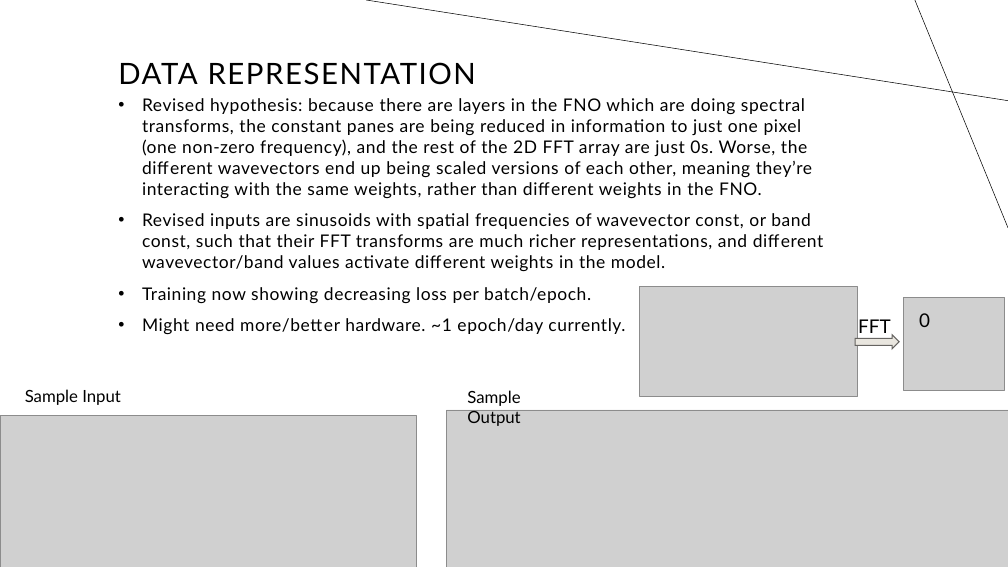
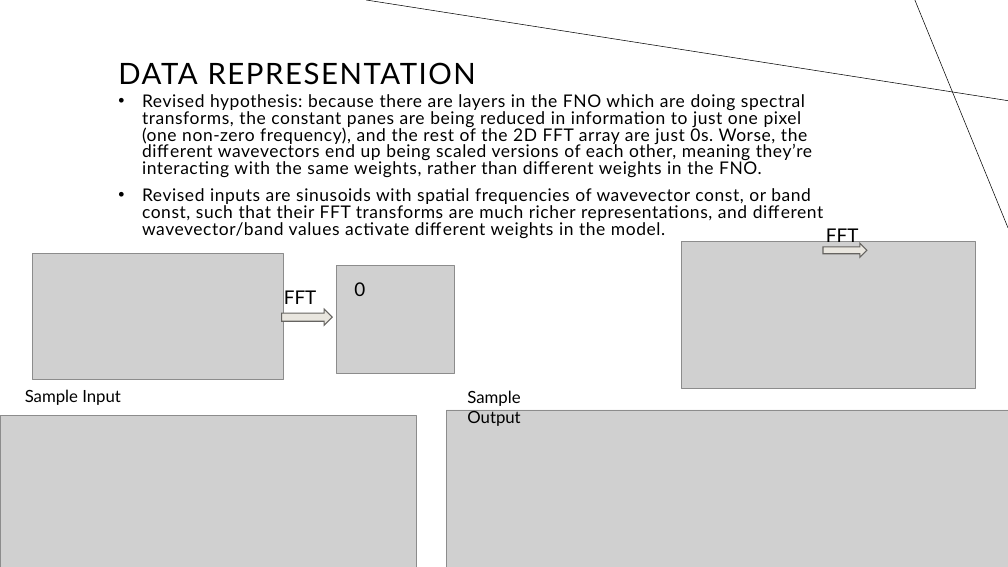
Before and after one commit to trutheresy/NO-2D-Metamaterials, a slide deck: slide 10 of Fourier Neural Operators.pptx. Drawn at 1008x567 pixels with LibreOffice and Linux fonts; fonts in the diff are those of the drawing; grey boxes stand for pictures; background and template pictures are left out. Boxes give left, top, right and bottom in pixels: in the first picture for what was removed or moved away, otherwise in the second. Text is boxed around its words. In the diff, an @@ line names an element or a change of style, - is before the commit and + after.

```diff
--- a/Fourier Neural Operators.pptx
+++ b/Fourier Neural Operators.pptx
@@ text "Revised hypothesis: because there are ..." at <box>142,94,824,238</box>: line spacing 1 to 0.8 @@
@@ text added at <box>826,228,859,242</box>, 18 pt, text #000000 @@
+FFT
@@ picture: place and size @@
-picture at <box>640,287,858,395</box>
+picture at <box>33,254,284,380</box>
@@ picture: place and size @@
-picture at <box>903,297,1004,390</box>
+picture at <box>337,265,454,373</box>
@@ picture added at <box>681,242,976,389</box> @@
@@ right arrow added at <box>823,243,867,257</box>, fill #E9E6DF, outline #666562 1 pt @@
@@ text at <box>142,287,625,334</box>: paragraphs removed @@
-• Training now showing decreasing loss per batch/epoch.
-• Might need more/better hardware. ~1 epoch/day currently.
@@ text "FFT": place and size @@
-text "FFT" at <box>858,319,891,333</box>
+text "FFT" at <box>284,290,317,304</box>
@@ text "0": place and size @@
-text "0" at <box>919,313,930,327</box>
+text "0" at <box>354,282,365,296</box>
@@ right arrow: place and size @@
-right arrow at <box>855,335,899,349</box>
+right arrow at <box>281,309,332,325</box>
```
Also in this commit, not shown: 1 other slide changed, 2 slides added, 13 other files.
